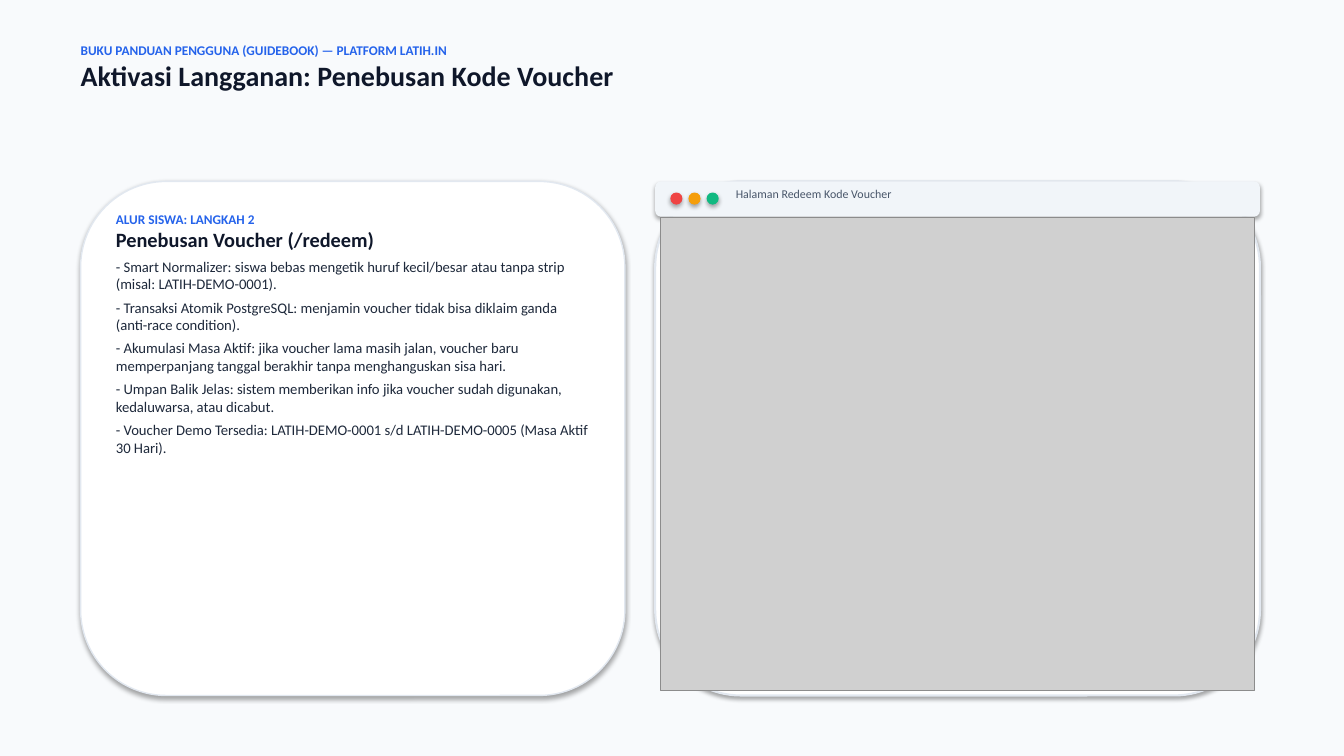
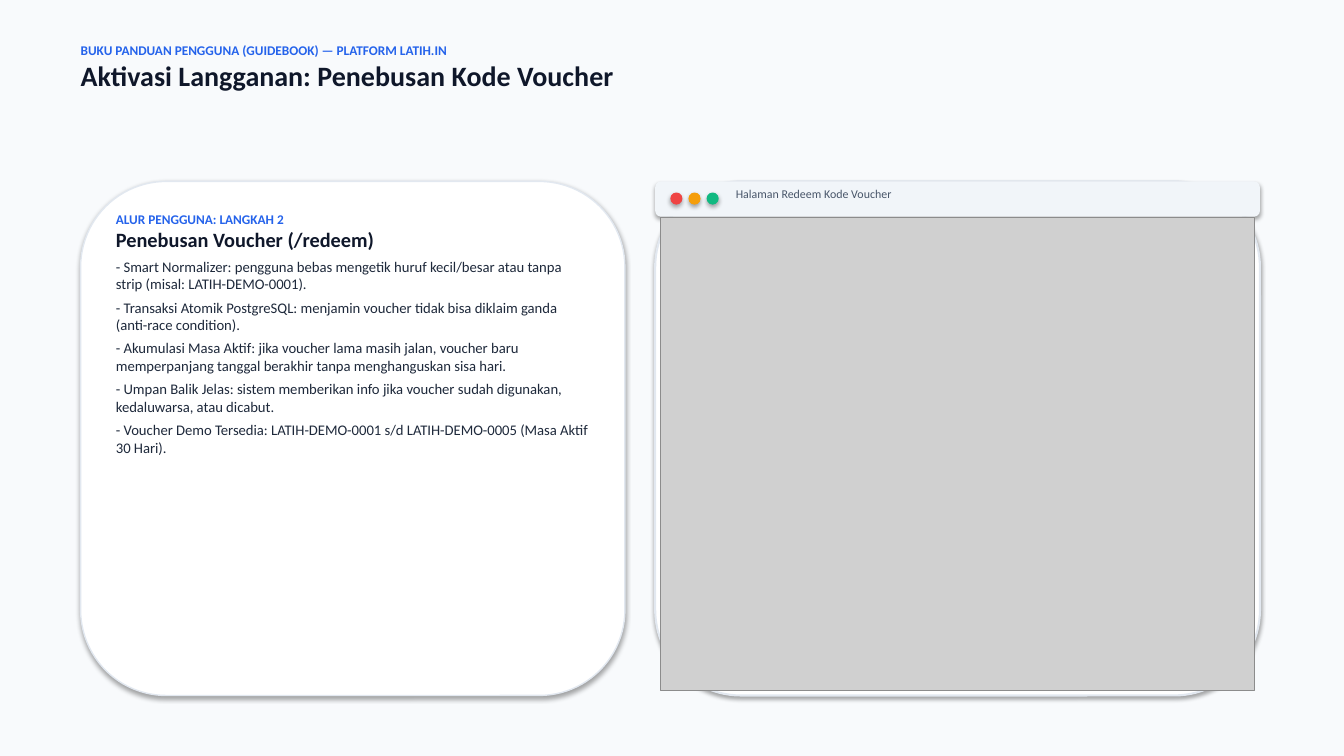
Before and after one commit to Salman-artz/latih.in, a slide deck: slide 6 of guidebook.pptx. Drawn at 1344x756 pixels with LibreOffice and Linux fonts; fonts in the diff are those of the drawing; grey boxes stand for pictures. Boxes give left, top, right and bottom in pixels: in the first picture for what was removed or moved away, otherwise in the second. Text is boxed around its words. In the diff, an @@ line names an element or a change of style, - is before the commit and + after.

Commit message:
refactor(terminology): replace all occurrences of 'siswa' with 'pengguna'

```diff
--- a/guidebook.pptx
+++ b/guidebook.pptx
@@ text at [116,215,284,224]: text changed @@
-ALUR SISWA: LANGKAH 2
+ALUR PENGGUNA: LANGKAH 2
@@ text at [116,261,562,292]: text changed @@
-- Smart Normalizer: siswa bebas mengetik huruf kecil/besar atau tanpa strip (misal: LATIH-DEMO-0001).
+- Smart Normalizer: pengguna bebas mengetik huruf kecil/besar atau tanpa strip (misal: LATIH-DEMO-0001).
```
Also in this commit, not shown: 11 other slides changed, 5 other files.
